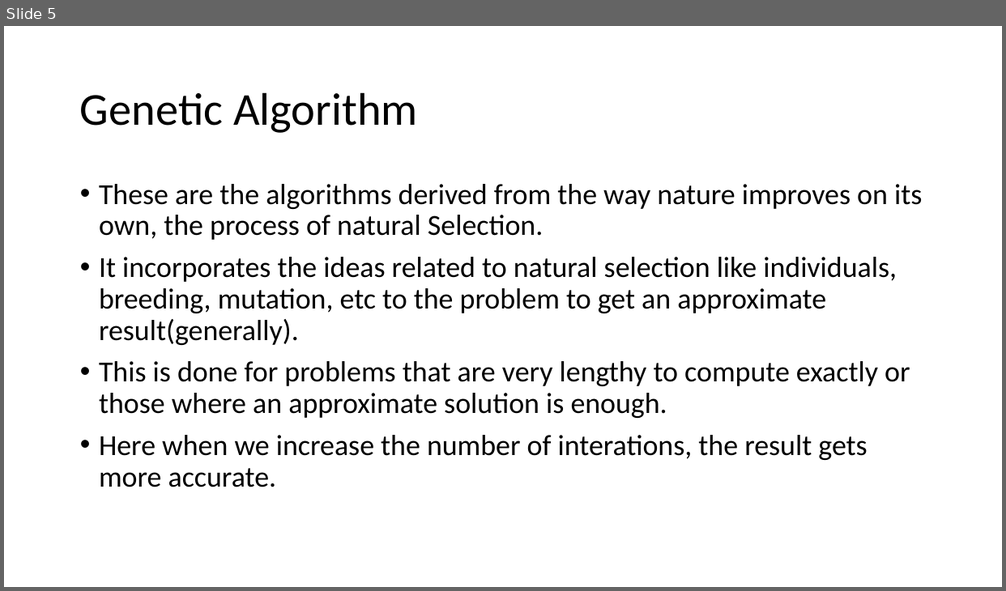
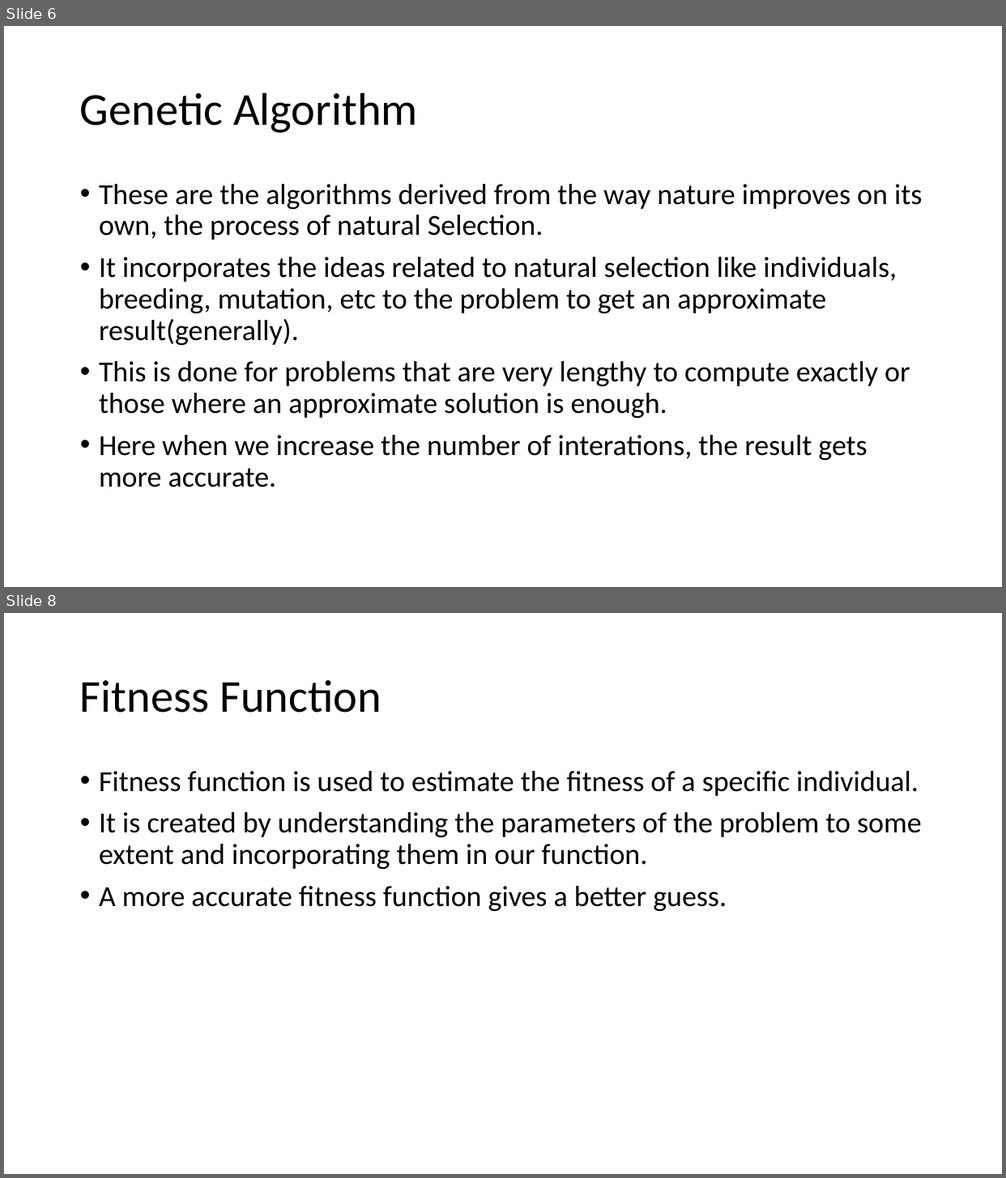
Before and after one commit to Vishwa2488/submission, a slide deck: KRSSG presentation.pptx. Shown one above the other, each under a label of ours: slide 5 before the commit, slides 6 and 8 after it; the slides between them are not shown. The pictures are 1006x591 and 1006x1178 pixels, drawn with LibreOffice and Linux fonts; fonts in the diff are those of the drawing. Boxes give left, top, right and bottom in pixels: in the first picture for what was removed or moved away, otherwise in the second. Text is boxed around its words. In the diff, an @@ line names an element or a change of style, - is before the commit and + after.

```diff
--- a/KRSSG presentation.pptx
+++ b/KRSSG presentation.pptx
@@ slide 8 added at <box>4,613,1002,1174</box>, background #FFFFFF @@
@@ title added at <box>80,680,381,713</box>, 44 pt, text #000000 @@
+Fitness Function
@@ text added at <box>99,771,922,911</box>, 28 pt, text #000000 @@
+• Fitness function is used to estimate the fitness of a specific individual.
+• It is created by understanding the parameters of the problem to some extent and incorporating them in our function.
+• A more accurate fitness function gives a better guess.
@@ what was slide 5 is now slide 6 @@
```
Also in this commit, not shown: 2 slides changed, 3 other slides added, 2 slides removed.
